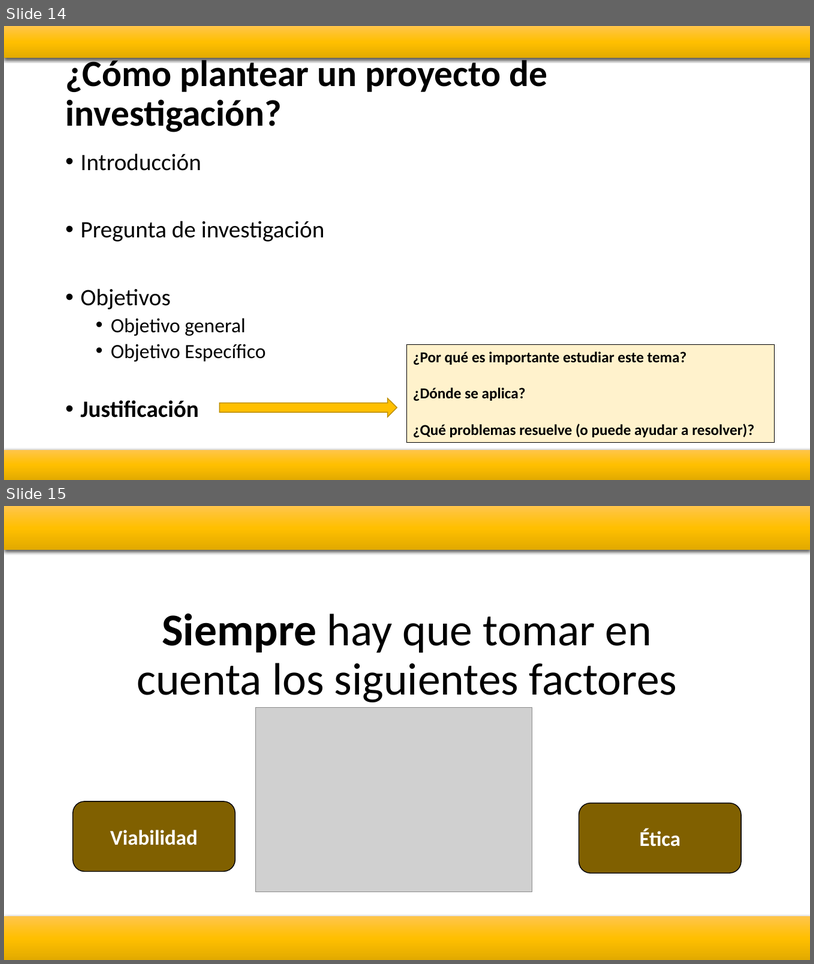
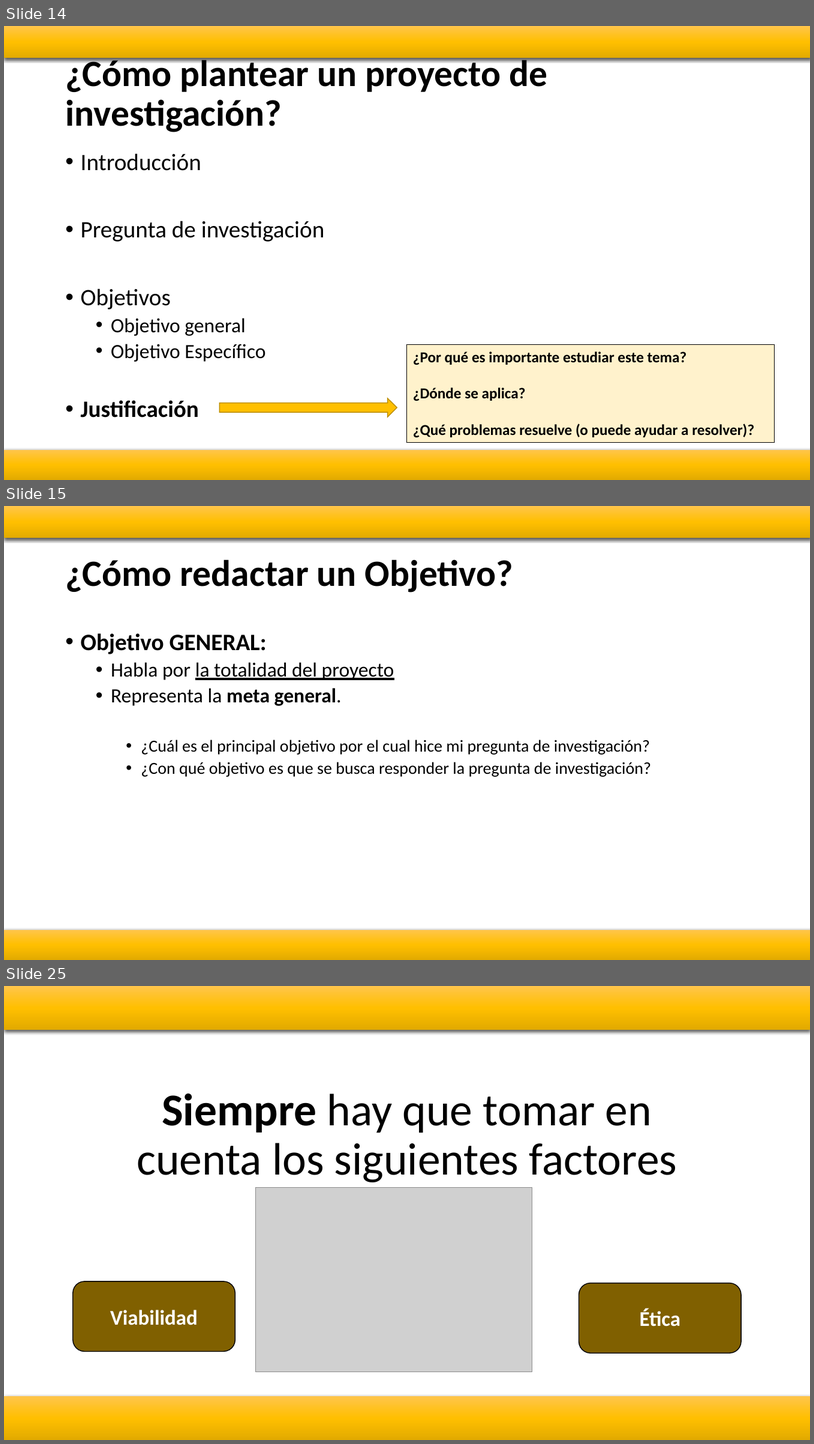
Before and after one commit to Adrifelcha/afchavez-019, a slide deck: JeanPiaget/2019-2020/Presentaciones/2_Un2_VI_Planteamiento.pptx. Shown one above the other, each under a label of ours: slides 14 and 15 before the commit, slides 14, 15 and 25 after it; the slides between them are not shown. The pictures are 814x964 and 814x1444 pixels, drawn with LibreOffice and Linux fonts; fonts in the diff are those of the drawing; grey boxes stand for pictures. Boxes give left, top, right and bottom in pixels: in the first picture for what was removed or moved away, otherwise in the second. Text is boxed around its words. In the diff, an @@ line names an element or a change of style, - is before the commit and + after.

```diff
--- a/JeanPiaget/2019-2020/Presentaciones/2_Un2_VI_Planteamiento.pptx
+++ b/JeanPiaget/2019-2020/Presentaciones/2_Un2_VI_Planteamiento.pptx
@@ slide 15 added at (4, 506, 810, 960), background #FFFFFF @@
@@ rectangle added at (4, 506, 810, 538), fill gradient #FFC64B to #FFC000 to #E3AB00 @@
@@ title added at (65, 559, 513, 592), 44 pt, text #000000, bold @@
+¿Cómo redactar un Objetivo?
@@ text added at (81, 633, 651, 777), 20 pt, text #000000 @@
+• Objetivo GENERAL:
+  • Habla por la totalidad del proyecto
+  • Representa la meta general.
+    • ¿Cuál es el principal objetivo por el cual hice mi pregunta de investigación?
+    • ¿Con qué objetivo es que se busca responder la pregunta de investigación?
@@ rectangle added at (4, 930, 810, 960), fill gradient #FFC64B to #FFC000 to #E3AB00 @@
@@ what was slide 15 is now slide 25 @@
```
Also in this commit, not shown: 9 other slides added, 5 other files.
